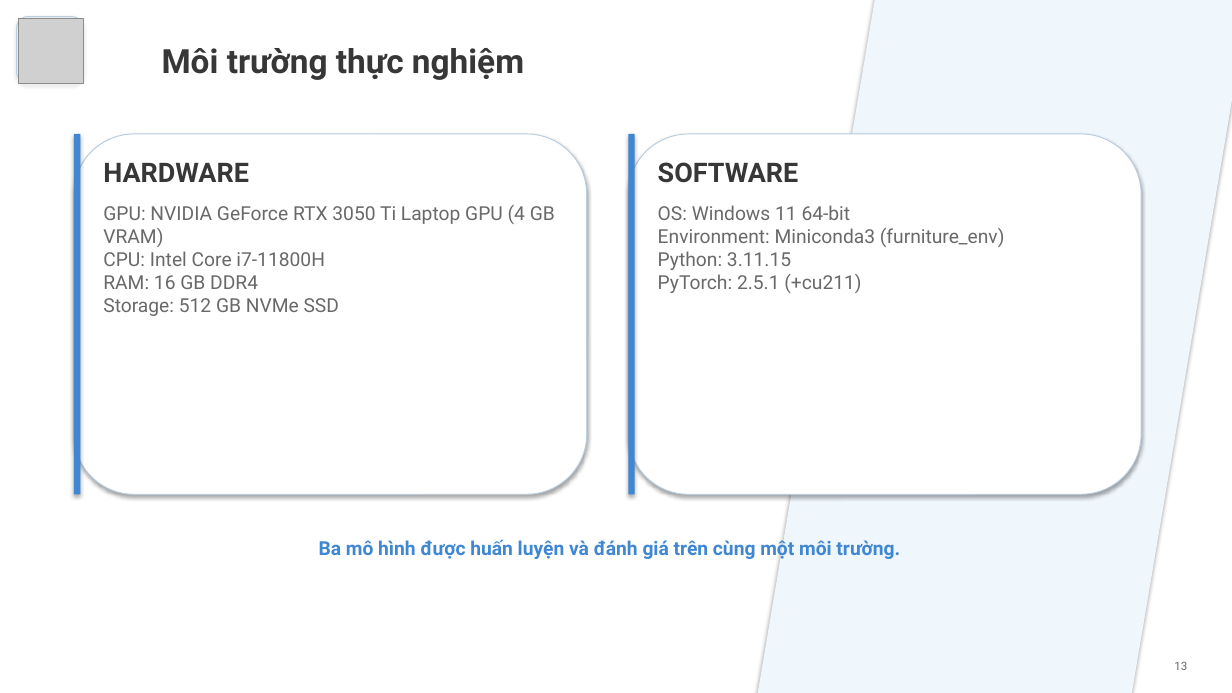
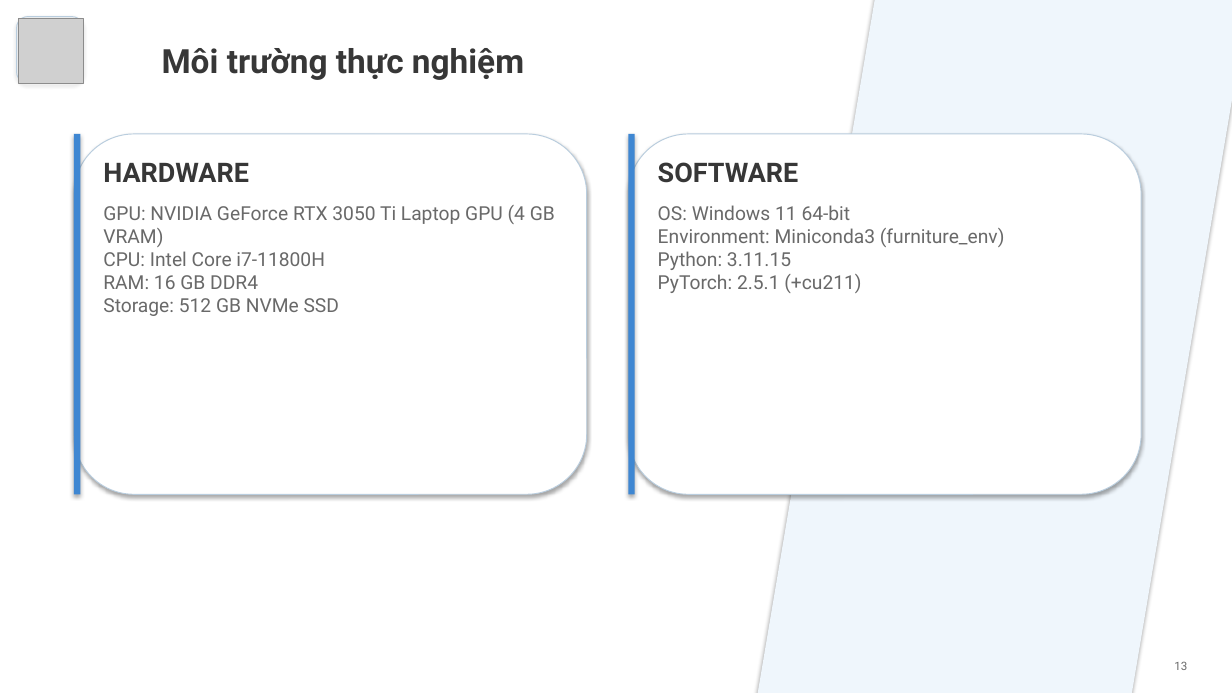
Before and after one commit to thanhnam23-dev/TTTN_DL_FUR, a slide deck: slide 14 of bao_cao/Thực tập tốt nghiệp/TTTN.pptx. Drawn at 1232x693 pixels with LibreOffice and Linux fonts; fonts in the diff are those of the drawing; grey boxes stand for pictures. Boxes give left, top, right and bottom in pixels: in the first picture for what was removed or moved away, otherwise in the second. Text is boxed around its words. In the diff, an @@ line names an element or a change of style, - is before the commit and + after.

```diff
--- a/bao_cao/Thực tập tốt nghiệp/TTTN.pptx
+++ b/bao_cao/Thực tập tốt nghiệp/TTTN.pptx
@@ text removed at [319, 537, 900, 559] @@
-Ba mô hình được huấn luyện và đánh giá trên cùng một môi trường.
```
Also in this commit, not shown: 2 other slides changed, 6 other files.
